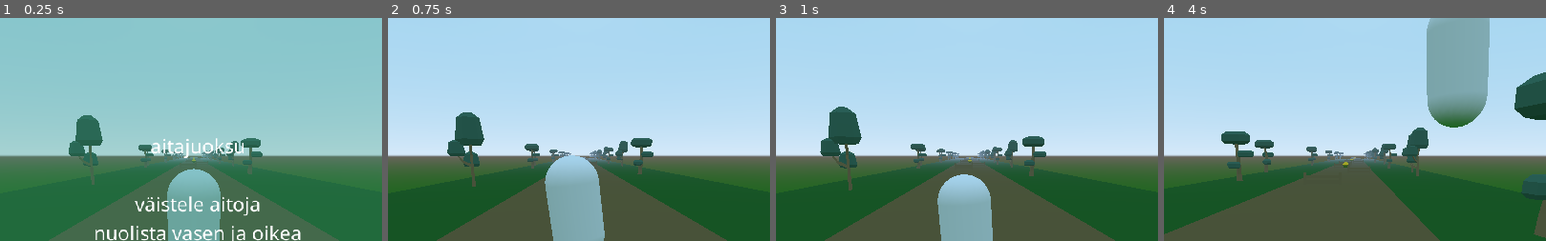
Above: before the commit, frames 1-4 (left to right).
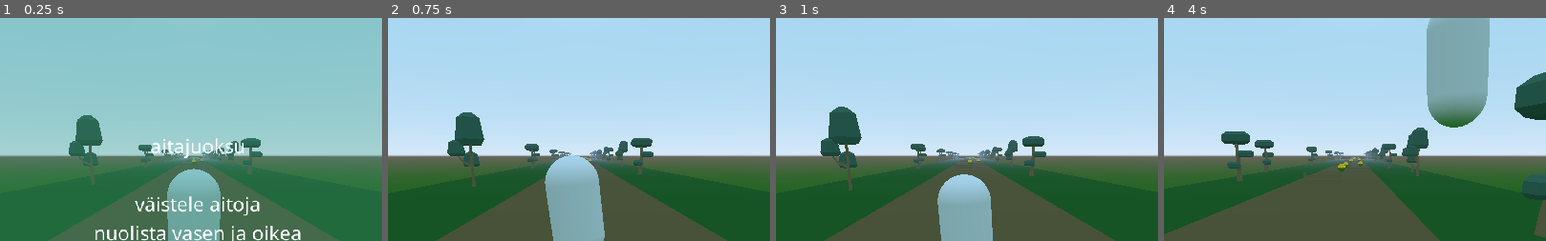
Above: after the commit, the same moments.

Repository: tjmlehtinen/aitajuoksu_bb_2022
Game: Godot game, scene res://scenes/Main.tscn
The game is run twice, just before and just after one commit, with the same random seed, the same clock (stepped at 60 frames per second) and the same inputs.
Inputs:
- Up to frame 1 (0.25 s): no input
- Up to frame 2 (0.75 s): click "aloita" at 0.5 s
- Up to frame 3 (1 s): no input
- Up to frame 4 (4 s): hold Right (move_right) 1.28-2.03 s; tap Space (jump) at 1.52, 2.27, 3.77 s; hold Left (move_left) 2.03-2.78 s; hold Right (move_right) from 2.78 s (still down)
The pictures show only the part of the screen within x 25-75%, y 0-50%; the shares and areas given below are measured in that part.

The runs differ from the first frame. In frame 1, less than 0.1% of the frame differs, in the area x 50-54%, y 62-66%; in frame 2, less than 0.1%; in frame 3, less than 0.1%; in frame 4, 0.1%, in the area x 45-52%, y 62-69%.

Commit message:
vika kerta syksyllä

Diff:
--- a/project.godot
+++ b/project.godot
@@ -23,6 +23,10 @@
 config/name="Aitajuoksu"
 run/main_scene="res://scenes/Main.tscn"
 config/icon="res://icon.png"
+
+[autoload]
+
+ScoreEvents="*res://scripts/ScoreEvents.gd"
 
 [input]
 
--- a/scenes/Coin.tscn
+++ b/scenes/Coin.tscn
@@ -1,4 +1,6 @@
-[gd_scene load_steps=3 format=2]
+[gd_scene load_steps=5 format=2]
+
+[ext_resource path="res://scripts/Coin.gd" type="Script" id=1]
 
 [sub_resource type="SphereMesh" id=1]
 radius = 0.4
@@ -9,9 +11,19 @@
 metallic = 0.9
 roughness = 0.1
 
+[sub_resource type="SphereShape" id=3]
+radius = 0.3
+
 [node name="Coin" type="Area"]
+script = ExtResource( 1 )
 
 [node name="MeshInstance" type="MeshInstance" parent="."]
 transform = Transform( 1, 0, 0, 0, -4.37114e-08, 1, 0, -1, -4.37114e-08, 0, 1.6, 0 )
 mesh = SubResource( 1 )
 material/0 = SubResource( 2 )
+
+[node name="CollisionShape" type="CollisionShape" parent="."]
+transform = Transform( 1, 0, 0, 0, 1, 0, 0, 0, 1, 0, 1.6, 0 )
+shape = SubResource( 3 )
+
+[connection signal="body_entered" from="." to="." method="_on_Coin_body_entered"]
--- a/scenes/Road1.tscn
+++ b/scenes/Road1.tscn
@@ -18,6 +18,12 @@
 transform = Transform( 1, 0, 0, 0, 1, 0, 0, 0, 1, 0.385, 0.5, 4.286 )
 
 [node name="Coin" parent="Grass/Sand/Obstacles" index="3" instance=ExtResource( 5 )]
+
+[node name="Coin2" parent="Grass/Sand/Obstacles" index="4" instance=ExtResource( 5 )]
+transform = Transform( 1, 0, 0, 0, 1, 0, 0, 0, 1, 2.17265, 0, -6.43438 )
+
+[node name="Coin3" parent="Grass/Sand/Obstacles" index="5" instance=ExtResource( 5 )]
+transform = Transform( 1, 0, 0, 0, 1, 0, 0, 0, 1, 0, 0, 11.4482 )
 
 [node name="Tree_1" type="MeshInstance" parent="Grass/Trees" index="0"]
 transform = Transform( 0.707107, 0, 0.707107, 0, 1, 0, -0.707107, 0, 0.707107, 8.35967, 0, 9.79716 )
--- /dev/null
+++ b/scripts/Coin.gd
@@ -0,0 +1,5 @@
+extends Area
+
+func _on_Coin_body_entered(body):
+	ScoreEvents.add_coins(1)
+	queue_free()
--- /dev/null
+++ b/scripts/ScoreEvents.gd
@@ -0,0 +1,7 @@
+extends Node
+
+var coins : int = 0
+
+func add_coins(amount):
+	coins += amount
+	print("Coins: " + str(coins))
